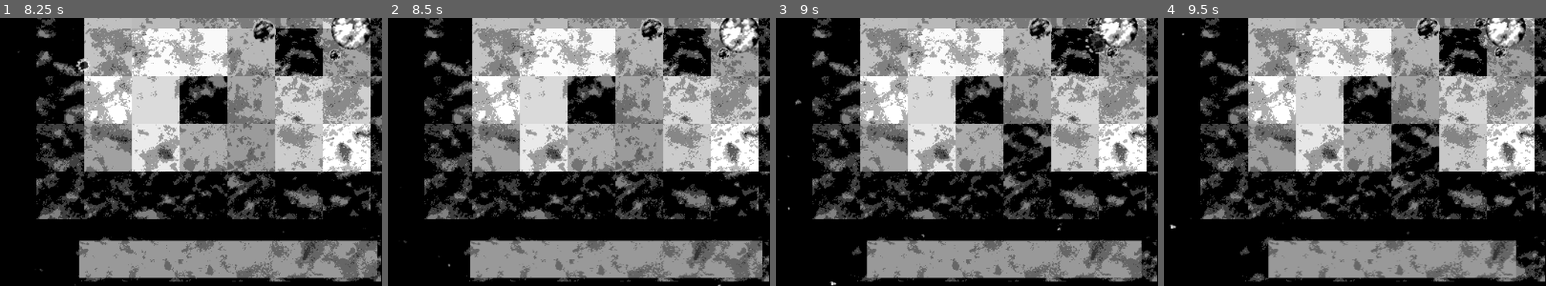
Above: before the commit, frames 1-4 (left to right).
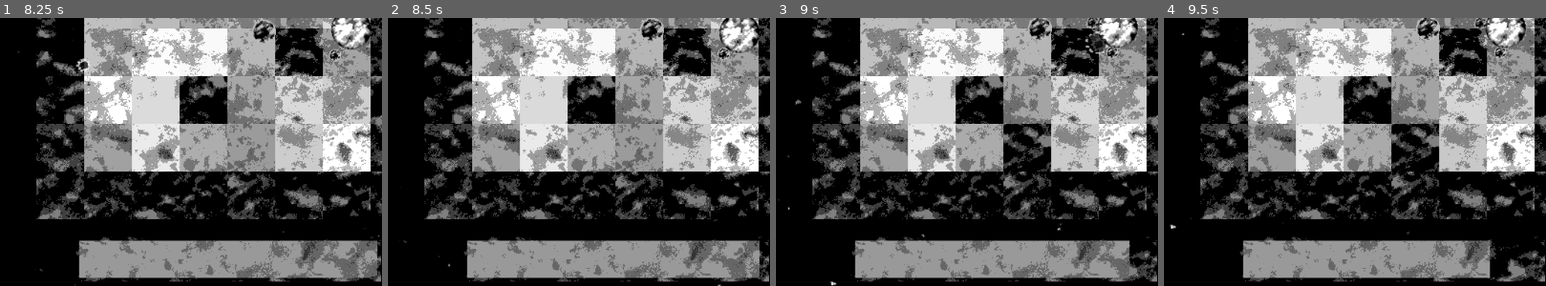
Above: after the commit, the same moments.

Repository: Indivicivet/ludumdare54
Game: Godot game, scene res://ludumdare54.tscn
Two runs of this game, one before a commit and one after it. Both use one fixed random seed, a clock stepped at 60 frames per second and the inputs below.
Inputs (mouse positions are % of the whole screen's width and height, from its top left):
- Up to frame 1 (8.25 s): move the mouse to (72, 45) at 0.52 s; press the mouse at (72, 45) at 0.53 s; hold Right (right) 0.53-1.28 s; move the mouse to (30, 55) at 1.27 s; release the mouse at (30, 55) at 1.28 s; hold Down (down) 1.28-2.03 s; click (30, 55) at 1.35 s; move the mouse to (60, 28) at 2.02 s; press the mouse at (60, 28) at 2.03 s; hold Right (right) 2.03-2.78 s; move the mouse to (45, 70) at 2.77 s; release the mouse at (45, 70) at 2.78 s; hold Up (up) 2.78-3.53 s; click (45, 70) at 2.85 s; move the mouse to (80, 65) at 3.52 s; press the mouse at (80, 65) at 3.53 s; hold Left (left) 3.53-5.03 s; move the mouse to (20, 35) at 4.27 s; release the mouse at (20, 35) at 4.28 s; click (20, 35) at 4.35 s; move the mouse to (55, 50) at 5.02 s; press the mouse at (55, 50) at 5.03 s; hold Down (down) 5.03-5.78 s; move the mouse to (35, 25) at 5.77 s; release the mouse at (35, 25) at 5.78 s; hold Right (right) 5.78-6.53 s; click (35, 25) at 5.85 s; move the mouse to (72, 45) at 6.52 s; press the mouse at (72, 45) at 6.53 s; hold Up (up) 6.53-7.28 s; move the mouse to (30, 55) at 7.27 s; release the mouse at (30, 55) at 7.28 s; hold Right (right) 7.28-8.03 s; click (30, 55) at 7.35 s; move the mouse to (60, 28) at 8.02 s; press the mouse at (60, 28) at 8.03 s; hold Down (down) from 8.03 s (still down)
- Up to frame 2 (8.5 s): keep holding Down (down)
- Up to frame 3 (9 s): move the mouse to (45, 70) at 8.77 s; release Down (down) at 8.78 s; release the mouse at (45, 70) at 8.78 s; hold Left (left) from 8.78 s (still down); click (45, 70) at 8.85 s
- Up to frame 4 (9.5 s): keep holding Left (left)
The pictures show only the part of the screen within x 20-70%, y 48-98%; the shares and areas given below are measured in that part.

Frame 1 is identical in both runs. In frame 2, 2.3% of the frame differs, in the area x 20-98%, y 82-98%; in frame 3, 4.0%; in frame 4, 4.6%, in the area x 20-93%, y 82-98%.

Commit message:
health indicator left-based rather than centered (was on the fence but think this is better)

Diff:
--- a/scripts/health_indicator.gd
+++ b/scripts/health_indicator.gd
@@ -2,8 +2,10 @@
 
 
 func _process(_delta):
+	var bar_size = owner.get_node("play_region/player").health * 400
 	get_node("Sprite2D").set_region_rect(Rect2(
 		0, 0,
-		400 * owner.get_node("play_region/player").health,
+		bar_size,
 		50,
 	))
+	get_node("Sprite2D").position.x = bar_size / 2 - 200
